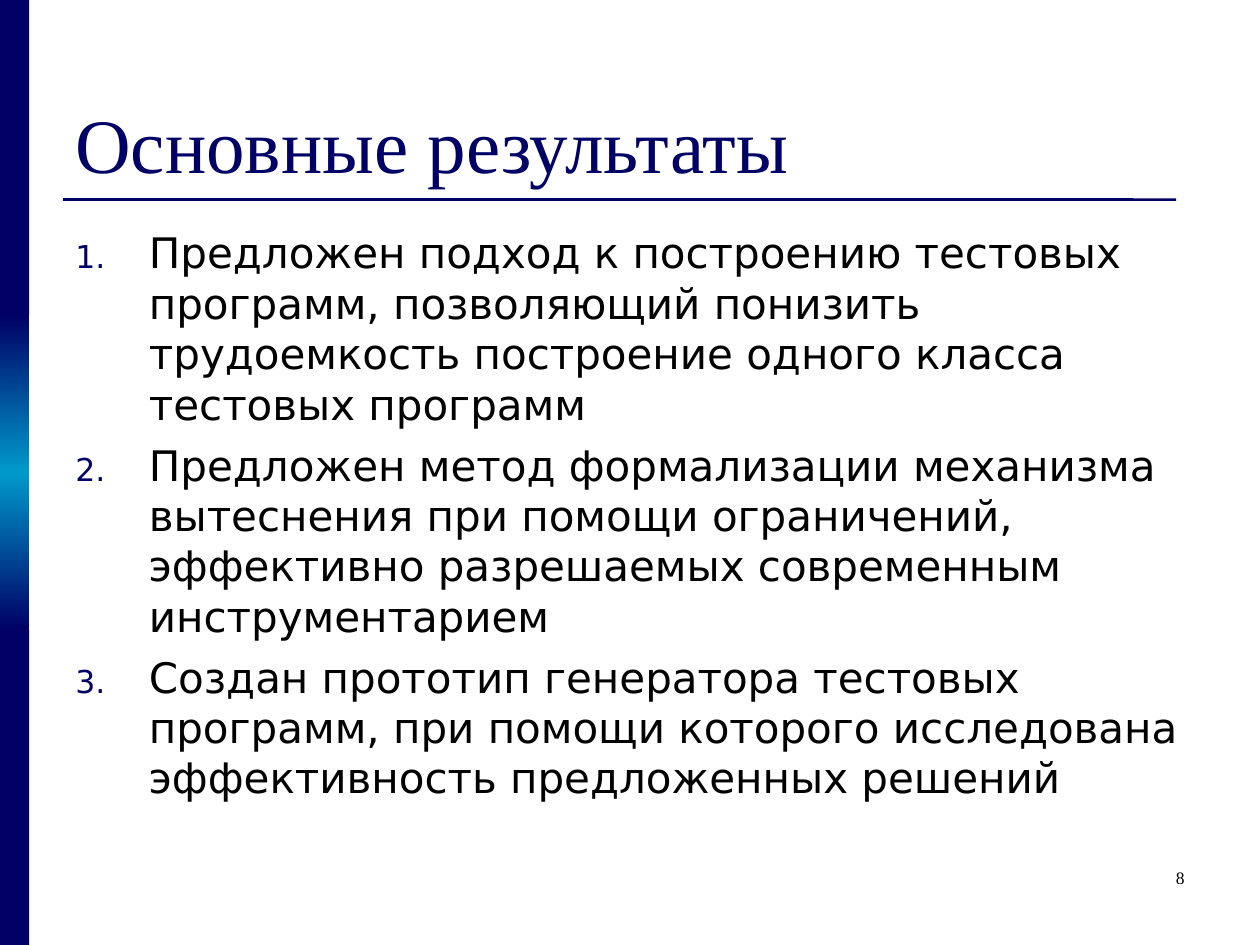
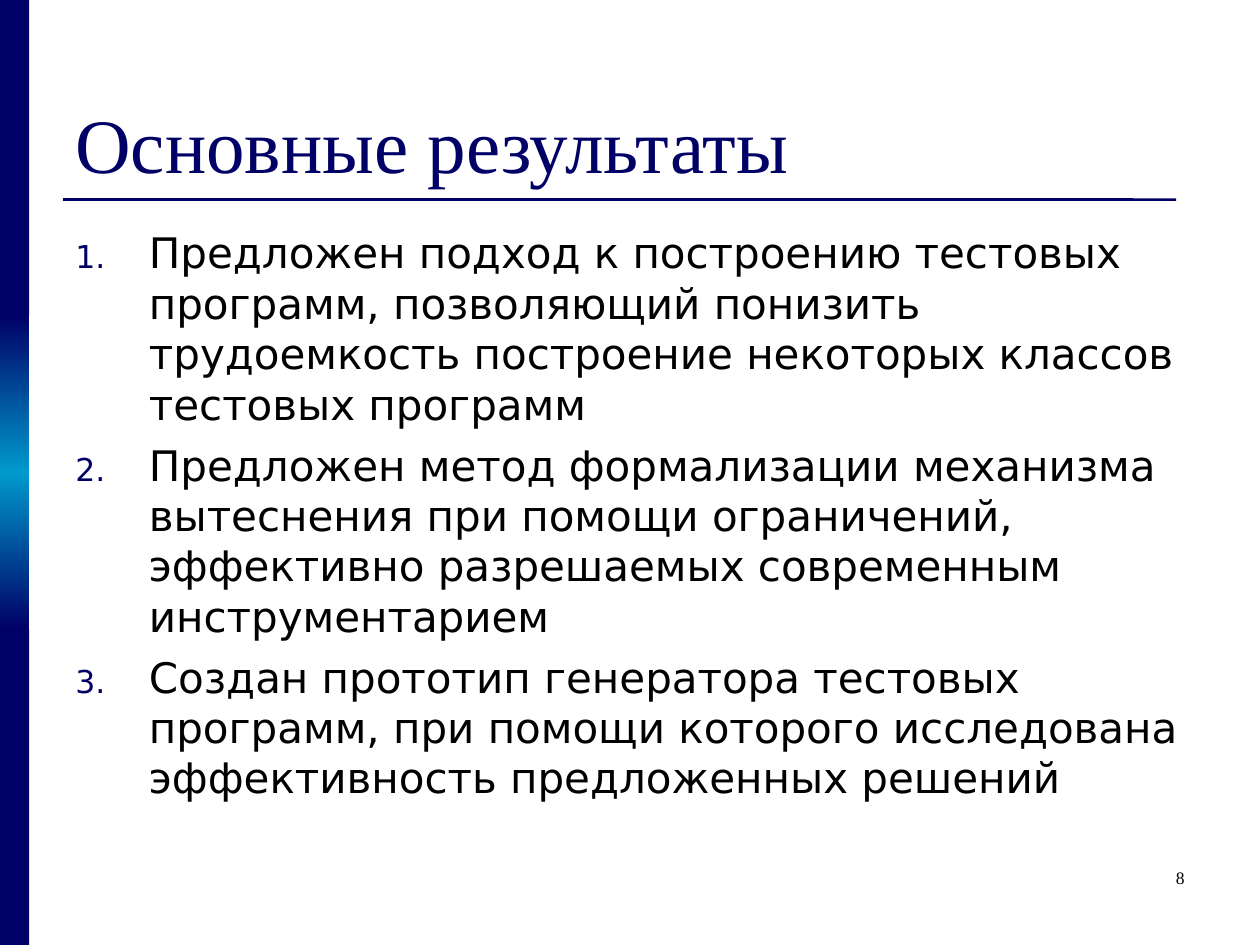
Before and after one commit to kornevgen/tesla-project, a slide deck: slide 8 of papers/THESIS/talks/z2611.ppt. Drawn at 1260x945 pixels with LibreOffice and Linux fonts; fonts in the diff are those of the drawing. Boxes give left, top, right and bottom in pixels: in the first picture for what was removed or moved away, otherwise in the second. Text is boxed around its words. In the diff, an @@ line names an element or a change of style, - is before the commit and + after.

```diff
--- a/papers/THESIS/talks/z2611.ppt
+++ b/papers/THESIS/talks/z2611.ppt
@@ text at box(149, 237, 1173, 429): text changed @@
-1. Предложен подход к построению тестовых программ, позволяющий понизить трудоемкость построение одного класса тестовых программ
+1. Предложен подход к построению тестовых программ, позволяющий понизить трудоемкость построение некоторых классов тестовых программ
```
Also in this commit, not shown: 1 other slide changed.
